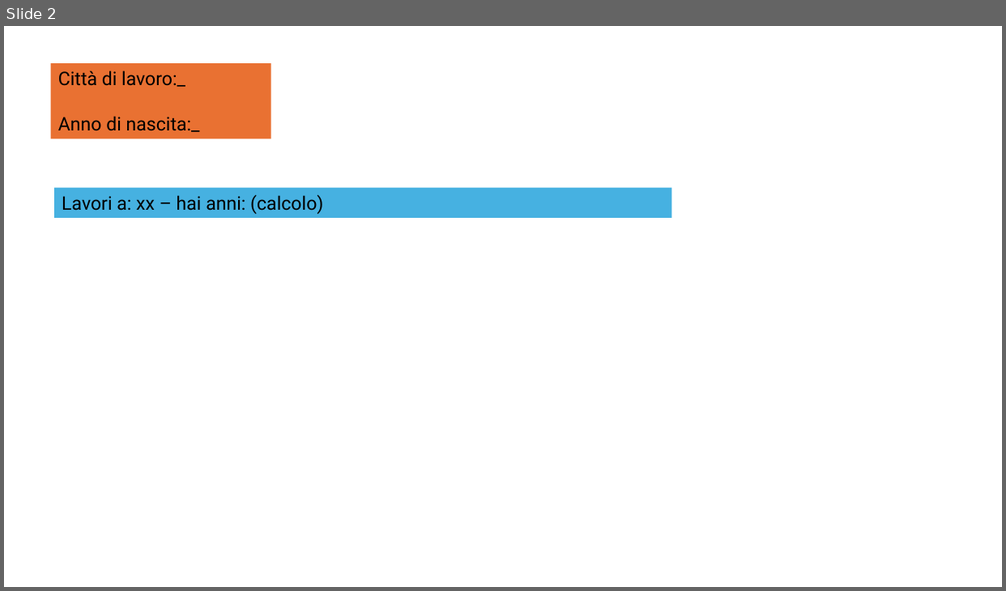
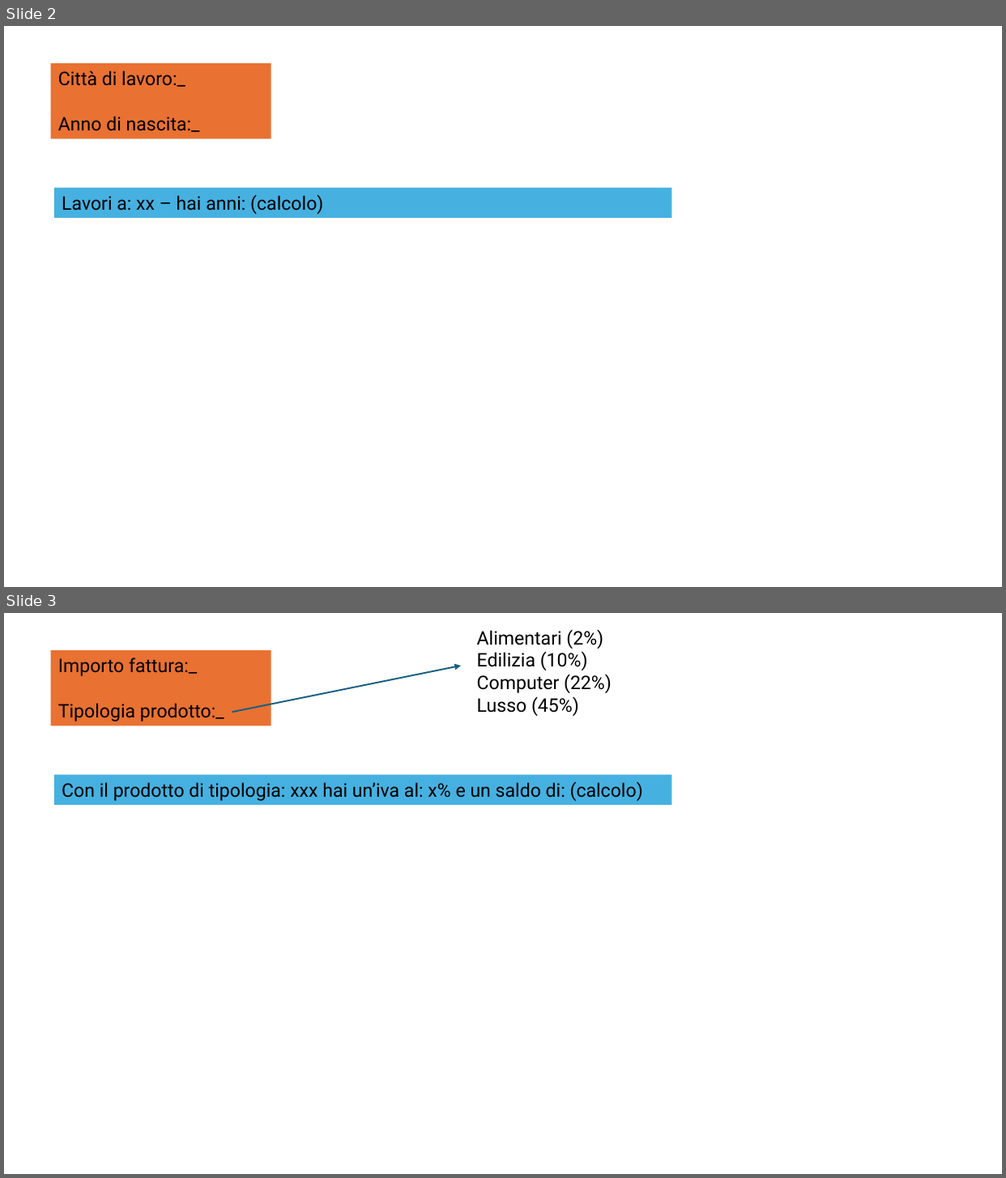
Before and after one commit to mvaleei/Python_09_06_2026, a slide deck: 0906.pptx. Shown one above the other, each under a label of ours: slide 2 before the commit, slides 2 and 3 after it. The pictures are 1006x591 and 1006x1178 pixels, drawn with LibreOffice and Linux fonts; fonts in the diff are those of the drawing. Boxes give left, top, right and bottom in pixels: in the first picture for what was removed or moved away, otherwise in the second. Text is boxed around its words. In the diff, an @@ line names an element or a change of style, - is before the commit and + after.

Commit message:
NuovoEsercizio

```diff
--- a/0906.pptx
+++ b/0906.pptx
@@ slide 3 added at (4,613,1002,1174), background #FFFFFF @@
@@ text added at (477,629,612,716), 18 pt, text #000000 @@
+Alimentari (2%)
+Edilizia (10%)
+Computer (22%)
+Lusso (45%)
@@ rectangle added at (50,650,270,726), fill #E97132, 18 pt, text #000000 @@
+Importo fattura:_
+Tipologia prodotto:_
@@ arrow added from (232, 712) to (461, 666), #156082 1.5 pt @@
@@ rectangle added at (54,775,671,805), fill #46B1E1, 18 pt, text #000000 @@
+Con il prodotto di tipologia: xxx hai un’iva al: x% e un saldo di: (calcolo)
```
